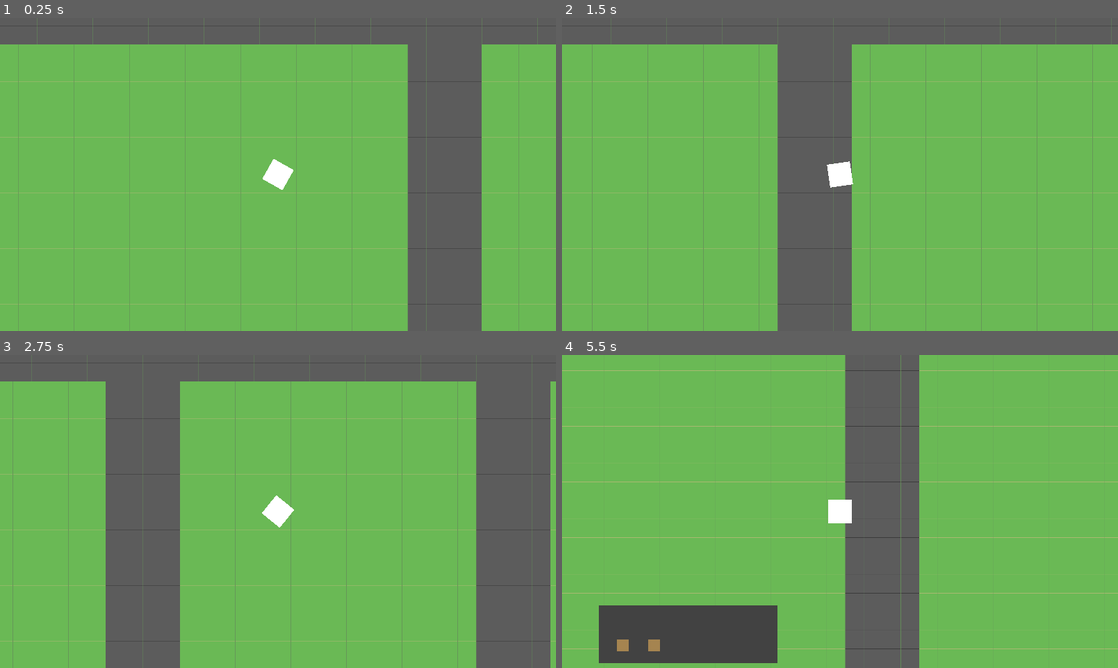
Above: before the commit, frames 1-4 (two rows, left to right).
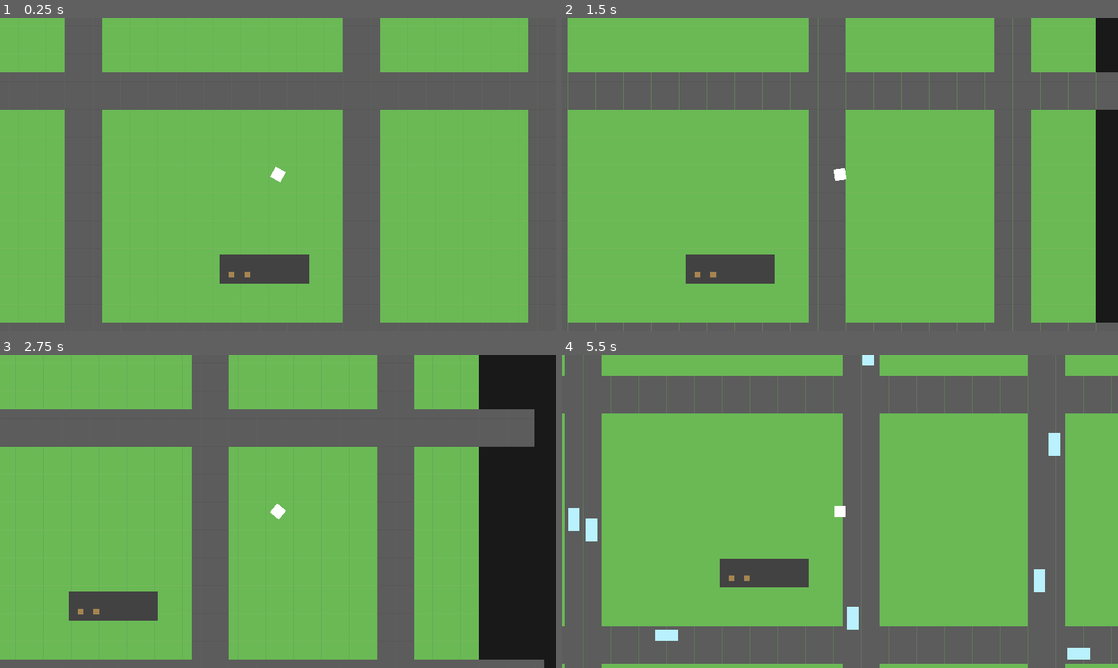
Above: after the commit, the same moments.

Repository: kuma-gee/explosive-delivery
Game: Godot game, scene res://scenes/Main.tscn
Same seed, same stepped clock (60 frames per second), same inputs: the game is played once before the commit and once after it.
Inputs (mouse positions are in pixels of both pictures, inside the frame that each line leads up to):
- Up to frame 1 (0.25 s): no input
- Up to frame 2 (1.5 s): tap Enter (ui_accept) at 0.5, 0.77 s; move the mouse to (962, 158) at 0.52 s; hold D (move_right) 0.53-1.25 s; tap Shift (dash) at 0.6 s; click (962, 158) at 0.67 s; drag from (728, 190) to (845, 174) at 1.27 s
- Up to frame 3 (2.75 s): tap Enter (ui_accept) at 2 s; move the mouse to (333, 442) at 2.02 s; hold D (move_right) from 2.03 s (still down); tap Alt at 2.1 s
- Up to frame 4 (5.5 s): release D (move_right) at 2.75 s; drag from (812, 574) to (845, 505) at 2.77 s; tap Enter (ui_accept) at 3.5, 3.77 s; move the mouse to (1006, 558) at 3.52 s; hold A (move_left) 3.53-4.25 s; tap Shift (dash) at 3.6 s; drag from (673, 464) to (756, 433) at 4.27 s; move the mouse to (867, 511) at 5.02 s; hold S (move_down) from 5.03 s (still down); tap Alt at 5.1 s; click (867, 511) at 5.17 s

The runs differ from the first frame. In frame 1, 46% of the frame differs, in the area x 0-100%, y 0-100%; in frame 2, 37%; in frame 3, 51%; in frame 4, 42%.

Commit message:
add hurt and hit area

Diff:
--- a/project.godot
+++ b/project.godot
@@ -48,6 +48,16 @@
 "class": "FreeOnExit2D",
 "language": "GDScript",
 "path": "res://src/prototyping/behaviour/FreeOnExit2D.gd"
+}, {
+"base": "Area2D",
+"class": "HitArea",
+"language": "GDScript",
+"path": "res://src/prototyping/behaviour/HitArea.gd"
+}, {
+"base": "Area2D",
+"class": "HurtArea",
+"language": "GDScript",
+"path": "res://src/prototyping/behaviour/HurtArea.gd"
 }, {
 "base": "Node",
 "class": "InputReader",
@@ -158,6 +168,8 @@
 "Effect": "",
 "FadeEffect": "",
 "FreeOnExit2D": "",
+"HitArea": "",
+"HurtArea": "",
 "InputReader": "",
 "Logger": "",
 "OptParse": "",
@@ -284,6 +296,8 @@
 2d_physics/layer_3="enemy"
 2d_physics/layer_4="pickup"
 2d_physics/layer_5="pushable"
+2d_physics/layer_9="destroyable"
+2d_physics/layer_10="hurtarea"
 
 [physics]
 
--- a/scenes/Main.tscn
+++ b/scenes/Main.tscn
@@ -31,7 +31,6 @@
 
 [node name="Camera2D" type="Camera2D" parent="."]
 current = true
-zoom = Vector2( 0.5, 0.5 )
 
 [node name="Package" parent="." instance=ExtResource( 2 )]
 position = Vector2( -160, 346 )
--- a/scenes/car/Car.tscn
+++ b/scenes/car/Car.tscn
@@ -1,11 +1,16 @@
-[gd_scene load_steps=3 format=2]
+[gd_scene load_steps=5 format=2]
 
 [ext_resource path="res://scenes/car/Car.gd" type="Script" id=1]
+[ext_resource path="res://src/prototyping/behaviour/HitArea.gd" type="Script" id=2]
 
 [sub_resource type="RectangleShape2D" id=1]
 extents = Vector2( 40, 20 )
 
+[sub_resource type="RectangleShape2D" id=2]
+extents = Vector2( 43, 21 )
+
 [node name="Car" type="KinematicBody2D"]
+collision_layer = 256
 collision_mask = 0
 script = ExtResource( 1 )
 
@@ -18,3 +23,11 @@
 
 [node name="CollisionShape2D" type="CollisionShape2D" parent="."]
 shape = SubResource( 1 )
+
+[node name="HitArea" type="Area2D" parent="."]
+collision_layer = 0
+collision_mask = 512
+script = ExtResource( 2 )
+
+[node name="CollisionShape2D" type="CollisionShape2D" parent="HitArea"]
+shape = SubResource( 2 )
--- a/scenes/map/CityMap.tscn
+++ b/scenes/map/CityMap.tscn
@@ -76,6 +76,8 @@
 rotation = -1.5708
 
 [node name="DestroyOnLeave" type="Area2D" parent="."]
+collision_layer = 0
+collision_mask = 256
 script = ExtResource( 3 )
 
 [node name="CollisionShape2D" type="CollisionShape2D" parent="DestroyOnLeave"]
--- a/scenes/player/Player.gd
+++ b/scenes/player/Player.gd
@@ -54,3 +54,7 @@
 
 func _is_moving() -> bool:
 	return velocity.length() > 0.01
+
+
+func _on_HurtArea_hit(knockback: Vector2):
+	velocity = knockback
--- a/scenes/player/Player.tscn
+++ b/scenes/player/Player.tscn
@@ -1,9 +1,10 @@
-[gd_scene load_steps=9 format=2]
+[gd_scene load_steps=11 format=2]
 
 [ext_resource path="res://scenes/player/Player.gd" type="Script" id=1]
 [ext_resource path="res://src/prototyping/player/PlayerController.gd" type="Script" id=2]
 [ext_resource path="res://src/prototyping/Object2D.tscn" type="PackedScene" id=3]
 [ext_resource path="res://src/prototyping/behaviour/SoftCollision.gd" type="Script" id=4]
+[ext_resource path="res://src/prototyping/behaviour/HurtArea.gd" type="Script" id=5]
 [ext_resource path="res://src/prototyping/player/PickupHand.gd" type="Script" id=6]
 
 [sub_resource type="RectangleShape2D" id=3]
@@ -13,6 +14,9 @@
 extents = Vector2( 20, 20 )
 
 [sub_resource type="RectangleShape2D" id=2]
+extents = Vector2( 20, 20 )
+
+[sub_resource type="RectangleShape2D" id=4]
 extents = Vector2( 20, 20 )
 
 [node name="Player" type="KinematicBody2D"]
@@ -46,3 +50,13 @@
 [node name="CollisionShape2D" type="CollisionShape2D" parent="PickupHand"]
 position = Vector2( -10, 0 )
 shape = SubResource( 2 )
+
+[node name="HurtArea" type="Area2D" parent="."]
+collision_layer = 512
+collision_mask = 0
+script = ExtResource( 5 )
+
+[node name="CollisionShape2D" type="CollisionShape2D" parent="HurtArea"]
+shape = SubResource( 4 )
+
+[connection signal="hit" from="HurtArea" to="." method="_on_HurtArea_hit"]
--- /dev/null
+++ b/src/prototyping/behaviour/HitArea.gd
@@ -0,0 +1,11 @@
+class_name HitArea extends Area2D
+
+export var knockback_force := 10
+
+func _ready():
+	connect("area_entered", self, "_on_area_entered")
+
+func _on_area_entered(area):
+	if area is HurtArea:
+		var knockback = area.global_position - global_position
+		area.on_hit(knockback * knockback_force)
--- /dev/null
+++ b/src/prototyping/behaviour/HurtArea.gd
@@ -0,0 +1,6 @@
+class_name HurtArea extends Area2D
+
+signal hit(knockback)
+
+func on_hit(knockback: Vector2):
+	emit_signal("hit", knockback)
